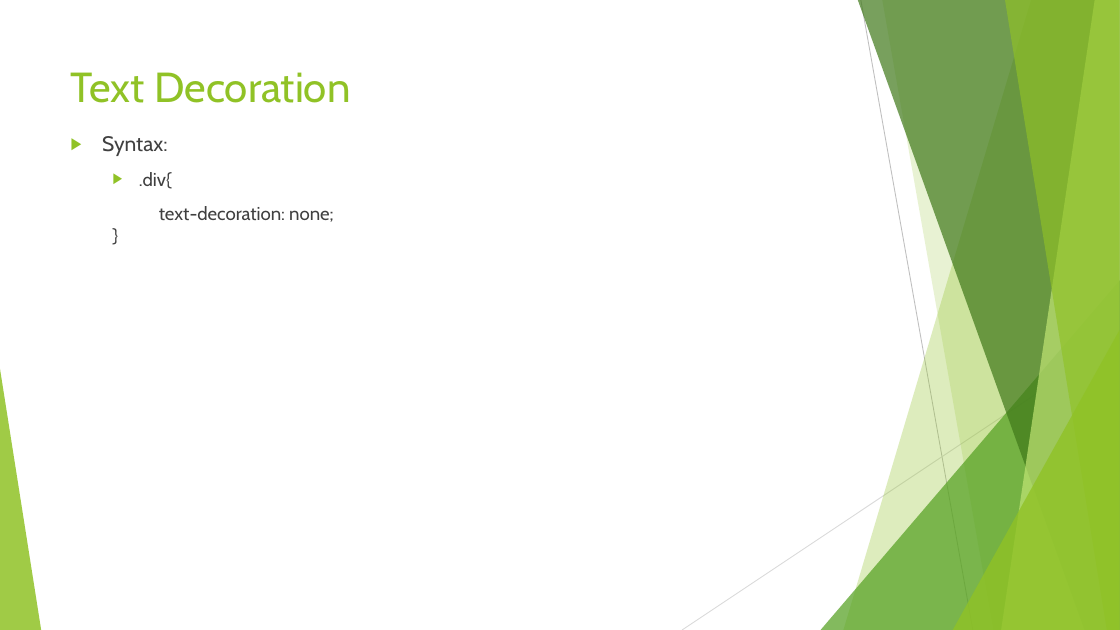
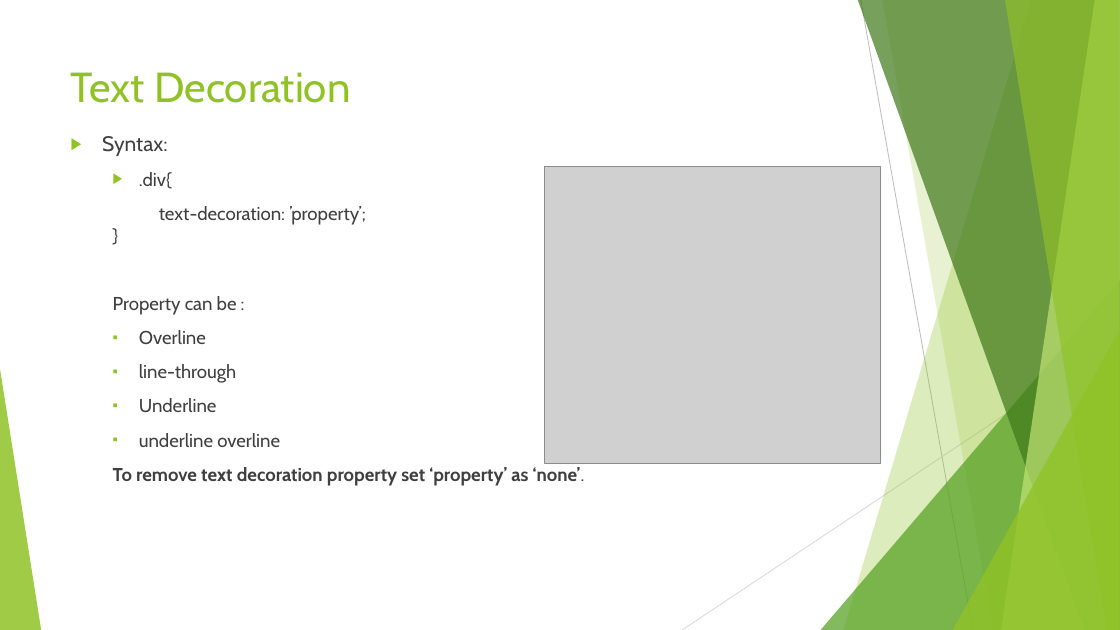
Before and after one commit to Amritpal2001/Day2_CSS, a slide deck: slide 5 of css.pptx. Drawn at 1120x630 pixels with LibreOffice and Linux fonts; fonts in the diff are those of the drawing; grey boxes stand for pictures. Boxes give left, top, right and bottom in pixels: in the first picture for what was removed or moved away, otherwise in the second. Text is boxed around its words. In the diff, an @@ line names an element or a change of style, - is before the commit and + after.

```diff
--- a/css.pptx
+++ b/css.pptx
@@ picture added at <box>544,167,881,464</box> @@
@@ text at <box>113,206,585,486</box>: text changed @@
-  text-decoration: none;
-  }
+  text-decoration: ’property’;
+  }
+  Property can be :
+  ▪ Overline
+  ▪ line-through
+  ▪ Underline
+  ▪ underline overline
+  To remove text decoration property set ‘property’ as ‘none’.
```
Also in this commit, not shown: 3 other slides changed, 3 slides added, 3 other files.
